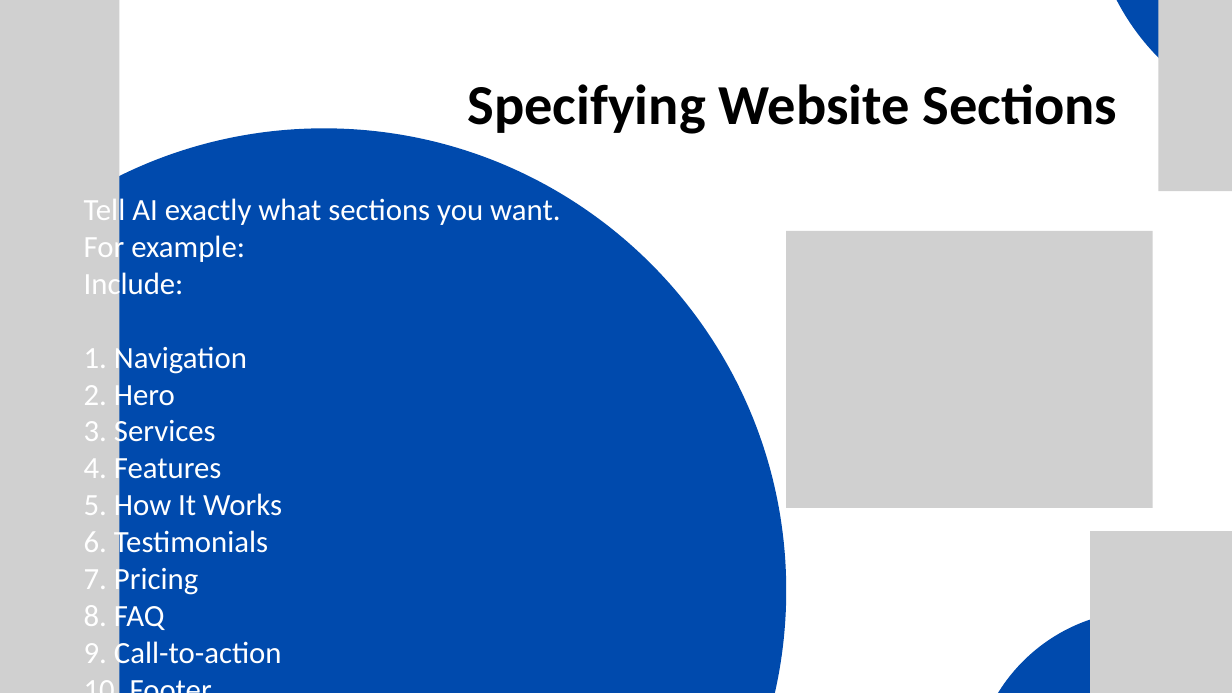
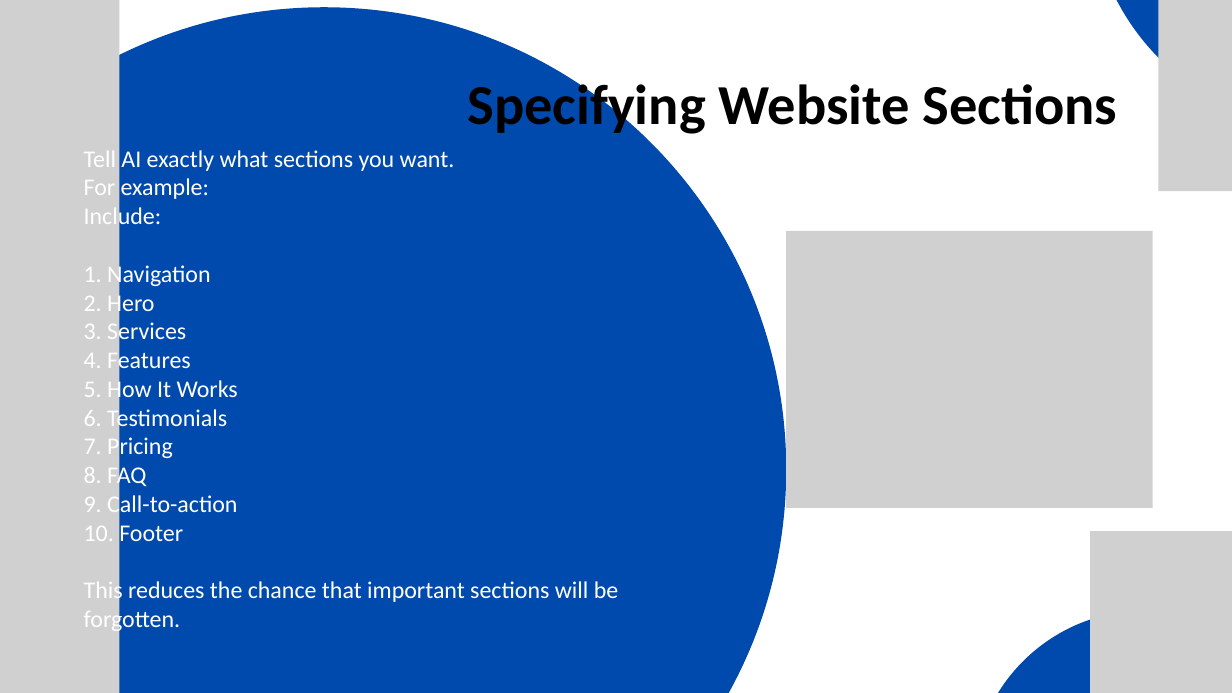
Before and after one commit to mikechuks/reseller-app, a slide deck: slide 25 of modules/AI WEBSITE DESIGN.pptx. Drawn at 1232x693 pixels with LibreOffice and Linux fonts; fonts in the diff are those of the drawing; grey boxes stand for pictures. Boxes give left, top, right and bottom in pixels: in the first picture for what was removed or moved away, otherwise in the second. Text is boxed around its words. In the diff, an @@ line names an element or a change of style, - is before the commit and + after.

```diff
--- a/modules/AI WEBSITE DESIGN.pptx
+++ b/modules/AI WEBSITE DESIGN.pptx
@@ freeform shape: place and size @@
-freeform shape at (0, 128, 787, 693)
+freeform shape at (0, 7, 787, 693)
@@ text "Tell AI exactly what sections ...": place and size @@
-text "Tell AI exactly what sections ..." at (84, 194, 560, 671)
+text "Tell AI exactly what sections ..." at (84, 150, 618, 634)
@@ text "Tell AI exactly what sections ..." at (84, 150, 618, 634): size 36 to 28 pt @@
```
Also in this commit, not shown: 5 other slides changed, 20 other files.
